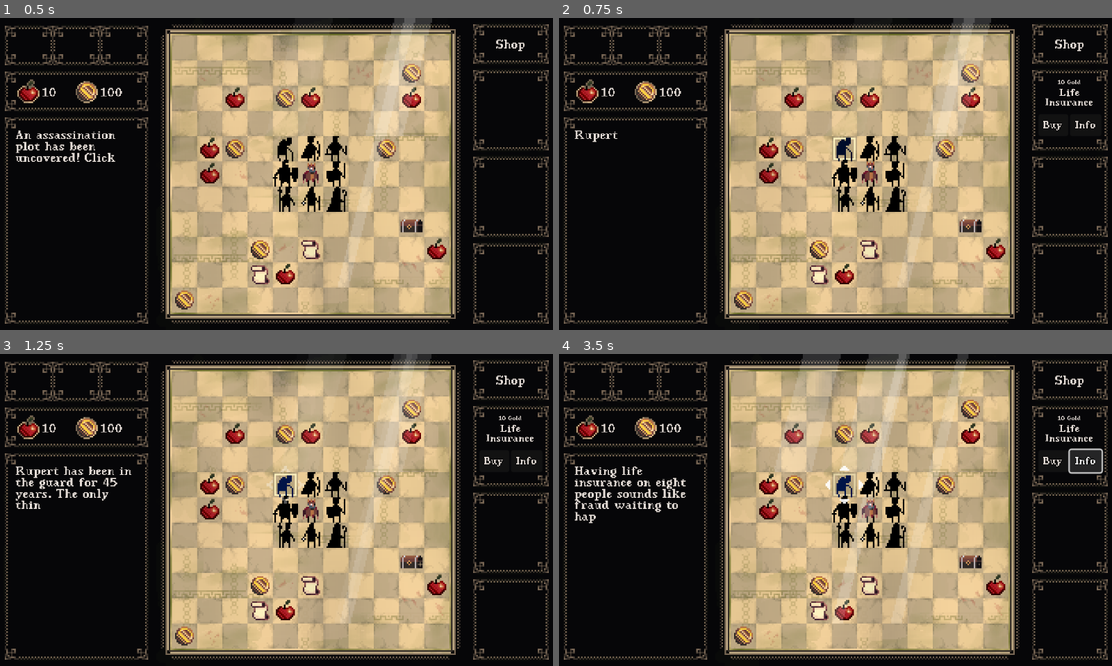
Above: before the commit, frames 1-4 (two rows, left to right).
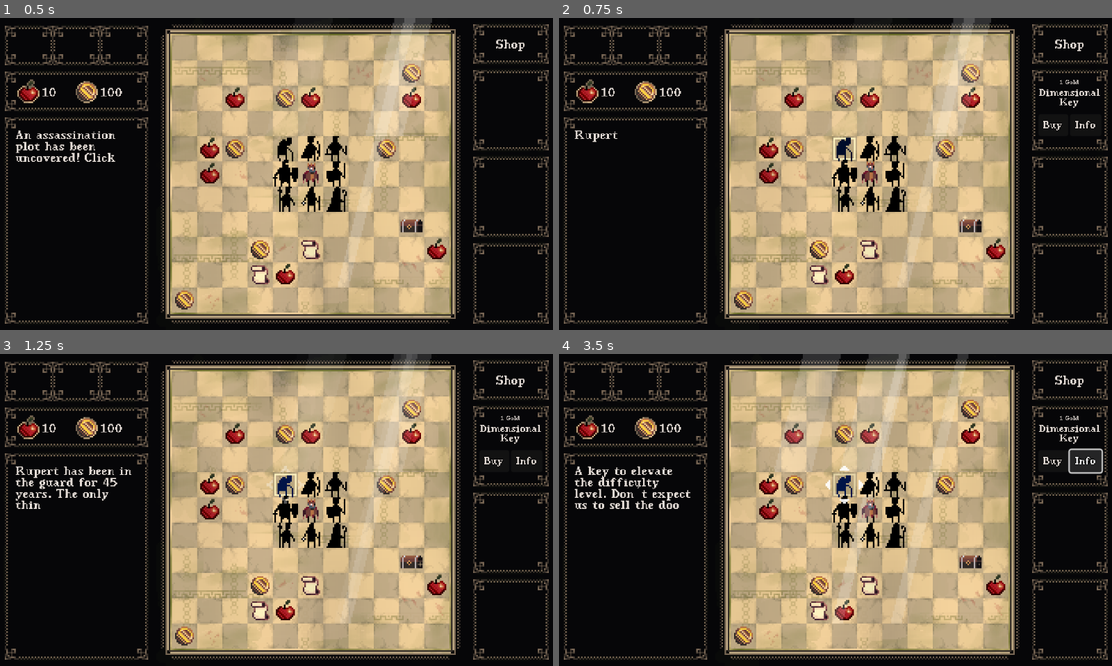
Above: after the commit, the same moments.

Repository: ibirothe/kings-rescue
Game: Godot game, scene res://Scenes/Level.tscn
Same seed, same stepped clock (60 frames per second), same inputs: the game is played once before the commit and once after it. Sound files missing from this copy of the repository are replaced by a short silence.
Inputs (mouse positions are in pixels of both pictures, inside the frame that each line leads up to):
- Up to frame 1 (0.5 s): no input
- Up to frame 2 (0.75 s): move the mouse to (846, 149) at 0.52 s; tap D (Delete) at 0.6 s; click (846, 149) at 0.67 s
- Up to frame 3 (1.25 s): no input
- Up to frame 4 (3.5 s): click "Buy" at 1.25 s; move the mouse to (846, 485) at 2.02 s; tap D (Delete) at 2.1 s; click (846, 485) at 2.17 s; click "Info" at 2.75 s

Frame 1 is identical in both runs. In frame 2, 0.3% of the frame differs, in the area x 86-98%, y 19-29%; in frame 3, 0.3%; in frame 4, 1.5%, in the area x 2-98%, y 19-55%.

Commit message:
door spawn logic and key item

Diff:
--- /dev/null
+++ b/kings-rescue/Scenes/door.tscn
@@ -0,0 +1,29 @@
+[gd_scene load_steps=5 format=3 uid="uid://52mibe77ktsm"]
+
+[ext_resource type="Texture2D" uid="uid://df2shas6872xa" path="res://Assets/duck_trap_48.png" id="2_ubwxg"]
+
+[sub_resource type="CircleShape2D" id="CircleShape2D_gr22t"]
+radius = 8.0
+
+[sub_resource type="AtlasTexture" id="AtlasTexture_cdokf"]
+atlas = ExtResource("2_ubwxg")
+region = Rect2(96, 96, 48, 48)
+
+[sub_resource type="SpriteFrames" id="SpriteFrames_as65x"]
+animations = [{
+"frames": [{
+"duration": 1.0,
+"texture": SubResource("AtlasTexture_cdokf")
+}],
+"loop": true,
+"name": &"default",
+"speed": 5.0
+}]
+
+[node name="Door" type="Area2D"]
+
+[node name="CollisionShape2D" type="CollisionShape2D" parent="."]
+shape = SubResource("CircleShape2D_gr22t")
+
+[node name="AnimatedSprite2D" type="AnimatedSprite2D" parent="."]
+sprite_frames = SubResource("SpriteFrames_as65x")
--- a/kings-rescue/Scripts/game_manager.gd
+++ b/kings-rescue/Scripts/game_manager.gd
@@ -4,6 +4,7 @@
 var informant_scene = preload("res://Scenes/informant.tscn")
 var trap_scene = preload("res://Scenes/trap.tscn")
 var shop_item_scene = preload("res://Scenes/restock_item.tscn")
+var door_scene = preload("res://Scenes/door.tscn")
 var txt_scene = preload("res://Scenes/Texts.tscn")
 var resume_scene = preload("res://Scenes/party_resume.tscn")
 var x = 0  # Initialize x
@@ -46,6 +47,7 @@
 		spawn_informant(informant_number)
 		spawn_traps(trap_number)
 		spawn_shop_item(shop_item_number)
+		spawn_difficulty_door()
 		GlobalText.set_text(txt.ingame["start"].pick_random())
 		setup_done = true
 
@@ -172,6 +174,30 @@
 				shop_item.position = pos
 				occupied_positions.append(pos)
 				add_child(shop_item)
+
+func spawn_difficulty_door() -> void:
+	print("call")
+	if RunStats.upgrade_items.has("Dimensional Key") and RunStats.streak >= (RunStats.difficulty+1)*3:
+		var i = 0
+		print("condition")
+		while i < 1:
+			var door = door_scene.instantiate()
+			x = round(randf_range(0, 10))
+			y = round(randf_range(0, 10))
+
+			if x > 2 and y > 2 and x < 8 and y < 8:
+				pass
+			else:
+				x = king.position.x-(5*16) + x*16
+				y = king.position.y+(5*16) - y*16
+				var pos = Vector2(x, y)
+
+				if pos not in occupied_positions:
+					i += 1
+					door.position = pos
+					occupied_positions.append(pos)
+					add_child(door)
+					print("added")
 
 func refire_king():
 	king.king()
--- a/kings-rescue/Scripts/run_stats.gd
+++ b/kings-rescue/Scripts/run_stats.gd
@@ -112,11 +112,11 @@
 	#run metrics:
 	wins = 0
 	losses = 0
-	streak = 0
+	streak = 3
 
 	#shop:
 	coins = 100
-	shop_items = ["Life Insurance"]
+	shop_items = ["Dimensional Key"]
 	#upgrades:
 	upgrade_items = []
 	save_game()
--- a/kings-rescue/Scripts/shop.gd
+++ b/kings-rescue/Scripts/shop.gd
@@ -25,7 +25,8 @@
 	"Trap Specialists": [25, true],
 	"Food Ration": [10, false],
 	"Hourglass": [15, true],
-	"Life Insurance": [10, true]
+	"Life Insurance": [10, true],
+	"Dimensional Key": [1, true]
 }
 
 func _ready() -> void:
--- a/kings-rescue/Scripts/txt.gd
+++ b/kings-rescue/Scripts/txt.gd
@@ -28,7 +28,8 @@
 	"Trap Specialists": "Dismantle not die blablalba",
 	"Food Ration": "Let the game guess your favorite food, then add 10 apples to your food storage!",
 	"Hourglass": "The hourglass shatters when the king dies, yet somehow flings you back in time. Stranger still, the hourglass never existed in the past, but your win streak does.",
-	"Life Insurance": "Having life insurance on eight people sounds like fraud waiting to happen - but what else would you expect in a kingdom where assassinating the monarch is practically a national pastime?"
+	"Life Insurance": "Having life insurance on eight people sounds like fraud waiting to happen - but what else would you expect in a kingdom where assassinating the monarch is practically a national pastime?",
+	"Dimensional Key": "A key to elevate the difficulty level. Don´t expect us to sell the door seperately."
 }
 
 var assassin_manuals = ["This one is a cooking recipe. No information about assassins.",
